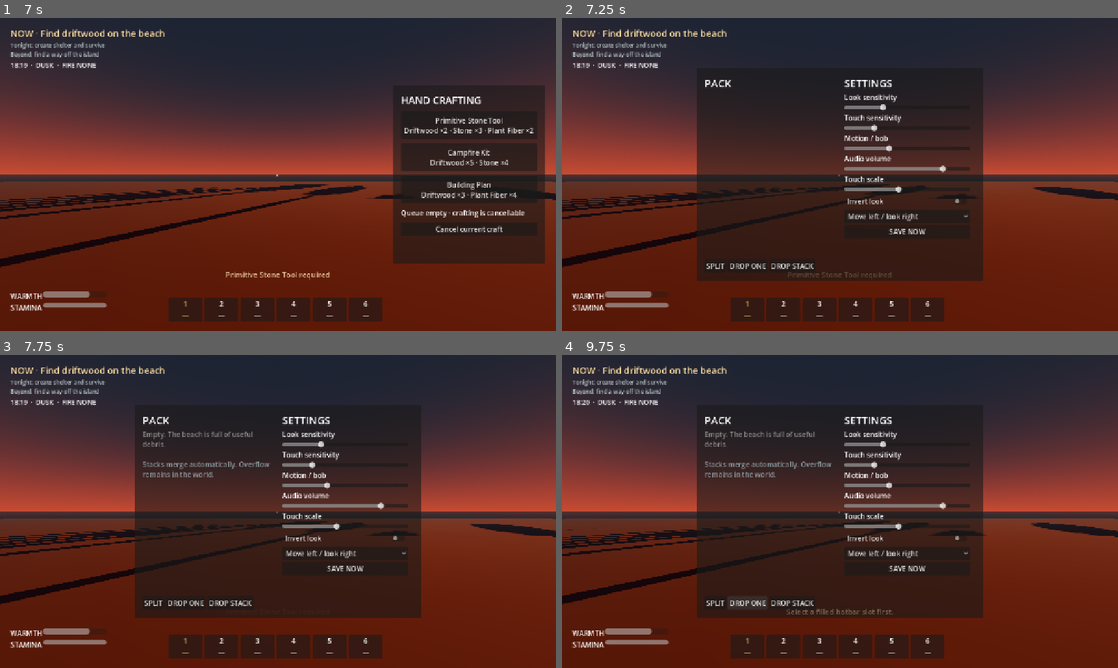
Above: before the commit, frames 1-4 (two rows, left to right).
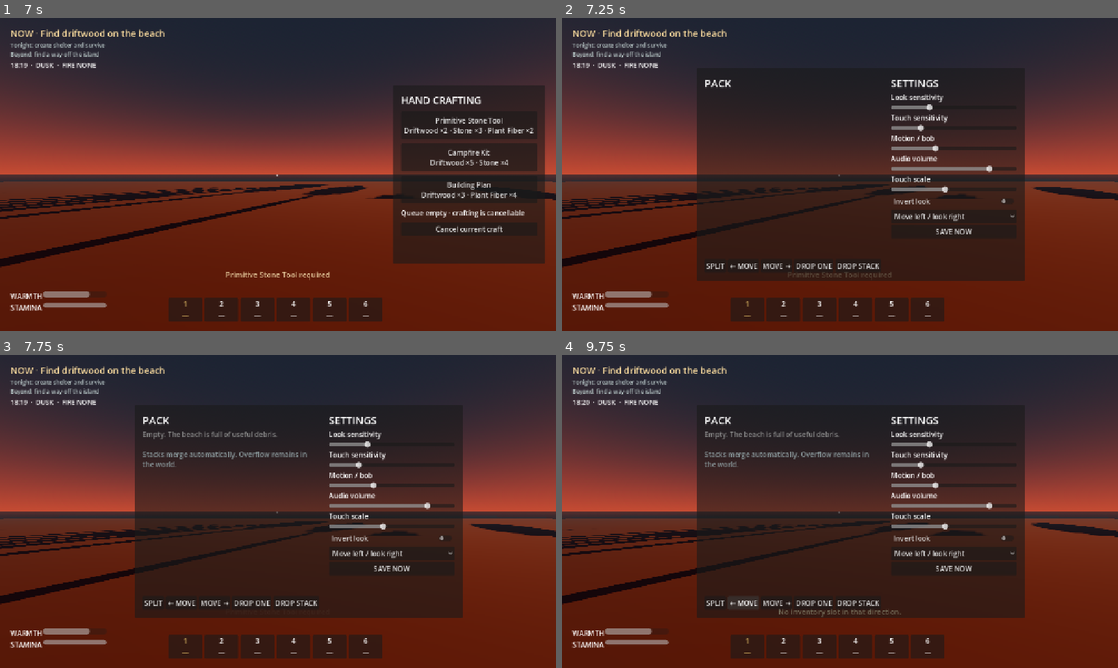
Above: after the commit, the same moments.

Repository: karimfz007/the-first-night-3d
Game: Godot game, scene res://src/body/main.tscn
The game is run twice, just before and just after one commit, with the same random seed, the same clock (stepped at 60 frames per second) and the same inputs.
Inputs (mouse positions are in pixels of both pictures, inside the frame that each line leads up to):
- Up to frame 1 (7 s): tap Enter at 0.5 s; move the mouse to (305, 174) at 0.52 s; hold W (move_forward) 0.53-2.75 s; tap T (build_cycle) at 0.6 s; tap Space (jump) at 0.77, 1.52 s; move the mouse to (250, 174) at 1.27 s; tap B (build_mode) at 1.35 s; move the mouse to (289, 168) at 2.02 s; tap K (crafting) at 2.1 s; click "Primitive Stone Tool Driftwoo…" at 2.75 s; click "Campfire Kit Driftwood ×5 · S…" at 3.5 s; click "Cancel current craft" at 4.25 s; click "Building Plan Driftwood ×3 · …" at 5 s; drag from (250, 237) to (111, 127) at 5.77 s; move the mouse to (444, 221) at 6.52 s; hold A (move_left) from 6.53 s (still down); hold E (interact) from 6.53 s (still down)
- Up to frame 2 (7.25 s): keep holding A (move_left); keep holding E (interact); tap I (inventory) at 7.15 s
- Up to frame 3 (7.75 s): release A (move_left) at 7.25 s; release E (interact) at 7.25 s; drag from (111, 464) to (194, 433) at 7.27 s
- Up to frame 4 (9.75 s): click "SPLIT" at 8 s; click "DROP ONE" at 8.75 s; click (745, 602) at 9.5 s, where only the run after the commit has a clickable "← MOVE"

Frame 1 is identical in both runs. In frame 2, 7.4% of the frame differs, in the area x 30-84%, y 19-84%; in frame 3, 8.1%; in frame 4, 8.3%, in the area x 25-84%, y 19-84%.

Commit message:
fix: persist dropped resources and repair Android export

Diff:
--- a/src/body/game.gd
+++ b/src/body/game.gd
@@ -7,7 +7,7 @@
 var stable_ids: StableIds
 var world_seconds := Tune.START_WORLD_SECONDS
 var warmth := Tune.WARMTH_START
-var resource_amounts: Dictionary = {}
+var resource_records: Dictionary = {}
 var resource_nodes: Dictionary = {}
 var building_records: Array[Dictionary] = []
 var build_nodes: Dictionary = {}
@@ -36,7 +36,7 @@
 	world_builder = WorldBuilder.new()
 	world_builder.name = "Authored Island"
 	add_child(world_builder)
-	world_builder.build(self, resource_amounts)
+	world_builder.build(self, resource_records)
 	_restore_buildings()
 	player = PlayerController.new().configure(self, state.player.settings)
 	add_child(player)
@@ -95,7 +95,7 @@
 	stable_ids = StableIds.from_dict(state.get("stable_ids", {}))
 	world_seconds = float(state.get("world_seconds", Tune.START_WORLD_SECONDS))
 	warmth = float(state.get("warmth", Tune.WARMTH_START))
-	resource_amounts = state.get("resources", {}).duplicate(true)
+	resource_records = state.get("resources", {}).duplicate(true)
 	for raw: Variant in state.get("buildings", []):
 		if raw is Dictionary:
 			building_records.append(raw.duplicate(true))
@@ -113,10 +113,22 @@
 
 func register_resource(node: ResourceNode) -> void:
 	resource_nodes[node.save_id] = node
-	resource_amounts[node.save_id] = node.quantity
+	resource_records[node.save_id] = {
+		"save_id": node.save_id,
+		"kind": node.node_kind,
+		"item_id": node.item_id,
+		"quantity": node.quantity,
+		"position": [node.position.x, node.position.y, node.position.z],
+		"rotation_degrees": [node.rotation_degrees.x, node.rotation_degrees.y, node.rotation_degrees.z],
+		"dynamic": node.save_id.begins_with("drop_")
+	}
 
 func resource_changed(save_id: String, quantity: int) -> void:
-	resource_amounts[save_id] = maxi(0, quantity)
+	if not resource_records.has(save_id):
+		return
+	var record: Dictionary = resource_records[save_id]
+	record["quantity"] = maxi(0, quantity)
+	resource_records[save_id] = record
 
 func receive_item(item_id: String, amount: int, world_position: Vector3) -> Dictionary:
 	var result := inventory.add(item_id, amount)
@@ -195,6 +207,16 @@
 	var drop_position := player.global_position + -player.global_basis.z * 1.1
 	spawn_loose_item(str(dropped.item_id), int(dropped.quantity), drop_position)
 	notify_player("Dropped %s ×%d" % [ItemDB.display_name(str(dropped.item_id)), int(dropped.quantity)], "confirm")
+
+func move_selected_slot(direction: int) -> void:
+	var from_index := player.selected_hotbar
+	var to_index := from_index + direction
+	if from_index < 0 or from_index >= inventory.slots.size() or to_index < 0 or to_index >= inventory.slots.size():
+		notify_player("No inventory slot in that direction.", "fail")
+		return
+	if inventory.move_slot(from_index, to_index):
+		player.select_hotbar(to_index)
+		notify_player("Item moved in the pack.", "confirm")
 
 func get_build_preview(piece_id: String, hit_position: Vector3, normal: Vector3, rotation_y: float, player_position: Vector3) -> Dictionary:
 	var definition := BuildingDB.get_piece(piece_id)
@@ -459,7 +481,7 @@
 		"crafting": crafting.to_dict(),
 		"buildings": live_buildings,
 		"fires": fire_records,
-		"resources": resource_amounts.duplicate(true),
+		"resources": resource_records.duplicate(true),
 		"world_seconds": world_seconds,
 		"warmth": warmth,
 		"stable_ids": stable_ids.to_dict(),
--- a/src/body/hud.gd
+++ b/src/body/hud.gd
@@ -201,6 +201,14 @@
 	split_button.tooltip_text = "Split the selected hotbar stack in half"
 	split_button.pressed.connect(func(): game.split_selected_stack())
 	item_actions.add_child(split_button)
+	var move_left_button := Button.new()
+	move_left_button.text = "← MOVE"
+	move_left_button.pressed.connect(func(): game.move_selected_slot(-1))
+	item_actions.add_child(move_left_button)
+	var move_right_button := Button.new()
+	move_right_button.text = "MOVE →"
+	move_right_button.pressed.connect(func(): game.move_selected_slot(1))
+	item_actions.add_child(move_right_button)
 	var drop_one_button := Button.new()
 	drop_one_button.text = "DROP ONE"
 	drop_one_button.pressed.connect(func(): game.drop_selected_item(1))
--- a/src/body/world_builder.gd
+++ b/src/body/world_builder.gd
@@ -95,7 +95,35 @@
 
 func _create_resources(saved: Dictionary) -> void:
 	for raw: Array in WorldSliceDB.RESOURCES:
-		var amount := int(saved.get(str(raw[0]), raw[3]))
+		var saved_value: Variant = saved.get(str(raw[0]), {})
+		var amount := int(saved_value.get("quantity", raw[3])) if saved_value is Dictionary else int(saved_value)
 		var node := ResourceNode.new().configure(str(raw[0]), str(raw[1]), str(raw[2]), amount, raw[4], raw[5])
 		add_child(node)
 		game.register_resource(node)
+	for save_id: String in saved:
+		if game.resource_nodes.has(save_id):
+			continue
+		var record: Variant = saved[save_id]
+		if record is not Dictionary or not bool(record.get("dynamic", false)):
+			continue
+		var position_value := _vector(record.get("position", [0.0, 0.25, 0.0]))
+		var rotation_value := _vector(record.get("rotation_degrees", [0.0, 0.0, 0.0]))
+		var node := ResourceNode.new().configure(
+			save_id,
+			str(record.get("kind", "loose")),
+			str(record.get("item_id", "")),
+			maxi(0, int(record.get("quantity", 0))),
+			position_value,
+			rotation_value
+		)
+		add_child(node)
+		game.register_resource(node)
+
+func _vector(raw: Variant) -> Vector3:
+	if raw is Array and raw.size() >= 3:
+		return Vector3(
+			Tune.finite_number(raw[0], 0.0),
+			Tune.finite_number(raw[1], 0.0),
+			Tune.finite_number(raw[2], 0.0)
+		)
+	return Vector3.ZERO
--- a/src/brain/save_codec.gd
+++ b/src/brain/save_codec.gd
@@ -31,7 +31,31 @@
 		state.erase("temperature")
 		if not state.has("stable_ids"):
 			state["stable_ids"] = {"counter": 1}
-		state["schema_version"] = 2
+		version = 2
+	if version == 2:
+		var migrated_resources := {}
+		for save_id: String in state.get("resources", {}):
+			var value: Variant = state.resources[save_id]
+			if value is Dictionary:
+				migrated_resources[save_id] = value.duplicate(true)
+				continue
+			var authored := WorldSliceDB.get_resource(save_id)
+			if authored.is_empty():
+				continue
+			var authored_position: Vector3 = authored[4]
+			var authored_rotation: Vector3 = authored[5]
+			migrated_resources[save_id] = {
+				"save_id": save_id,
+				"kind": str(authored[1]),
+				"item_id": str(authored[2]),
+				"quantity": maxi(0, int(value)),
+				"position": [authored_position.x, authored_position.y, authored_position.z],
+				"rotation_degrees": [authored_rotation.x, authored_rotation.y, authored_rotation.z],
+				"dynamic": false
+			}
+		state["resources"] = migrated_resources
+		version = 3
+	state["schema_version"] = version
 	return state
 
 static func save_file(state: Dictionary, path: String = SAVE_PATH) -> bool:
--- a/src/data/tune.gd
+++ b/src/data/tune.gd
@@ -2,7 +2,7 @@
 extends RefCounted
 ## Single source of gameplay and presentation tuning for vertical slice 0.1.
 
-const SCHEMA_VERSION := 2
+const SCHEMA_VERSION := 3
 const OWNER_ID := "player_local"
 
 # World clock and offline fairness.
--- a/src/data/world_slice_db.gd
+++ b/src/data/world_slice_db.gd
@@ -27,3 +27,9 @@
 		if str(resource[2]) == item_id:
 			total += int(resource[3])
 	return total
+
+static func get_resource(save_id: String) -> Array:
+	for resource: Array in RESOURCES:
+		if str(resource[0]) == save_id:
+			return resource.duplicate(true)
+	return []
--- a/tests/run_tests.gd
+++ b/tests/run_tests.gd
@@ -157,6 +157,12 @@
 	_expect_equal(migrated.schema_version, Tune.SCHEMA_VERSION, "save schema migrates")
 	_expect_equal(migrated.warmth, 44.0, "legacy temperature migrates to warmth")
 	_expect_true(migrated.has("stable_ids"), "migration adds stable IDs")
+	_expect_true(migrated.resources.has("loose_wood_01") or old.resources.is_empty(), "migration converts authored resource state")
+	var version_two := WorldState.new_game(100)
+	version_two.schema_version = 2
+	version_two.resources = {"loose_wood_01": 1}
+	var resource_migration := SaveCodec.decode(JSON.stringify(version_two))
+	_expect_equal(resource_migration.resources.loose_wood_01.quantity, 1, "v2 resource quantities migrate to reconstructible records")
 
 func _test_corrupt_save_recovery() -> void:
 	_expect_true(SaveCodec.decode("{bad json").is_empty(), "corrupt JSON is rejected")
@@ -250,6 +256,11 @@
 	game.inventory.add("stone_tool", 1)
 	_expect_true(not game.is_tool_equipped(0), "tool effectiveness ignores an unequipped inventory tool")
 	_expect_true(game.is_tool_equipped(1), "selected hotbar tool governs harvesting")
+	game.player = PlayerController.new()
+	game.player.selected_hotbar = 0
+	game.move_selected_slot(1)
+	_expect_equal(game.inventory.slots[1].item_id, "driftwood", "inventory move controls reorder the selected slot")
+	game.player.free()
 	game.free()
 	var touch := TouchControls.new()
 	touch._ready()
@@ -260,6 +271,30 @@
 	for number in ["1", "2", "3", "4", "5", "6"]:
 		_expect_true(number in button_texts, "touch hotbar exposes slot %s" % number)
 	touch.free()
+
+	var persistent_drop := WorldState.new_game(100)
+	persistent_drop.resources = {
+		"drop_00000001": {
+			"save_id": "drop_00000001",
+			"kind": "loose",
+			"item_id": "stone",
+			"quantity": 3,
+			"position": [4.0, 0.25, 9.0],
+			"rotation_degrees": [0.0, 20.0, 0.0],
+			"dynamic": true
+		}
+	}
+	var restored_drop := SaveCodec.decode(SaveCodec.encode(persistent_drop))
+	_expect_equal(restored_drop.resources.drop_00000001.quantity, 3, "dynamic dropped-item quantity persists")
+	_expect_equal(restored_drop.resources.drop_00000001.position, [4.0, 0.25, 9.0], "dynamic dropped-item transform persists")
+	var restore_game := GameRoot.new()
+	var restore_builder := WorldBuilder.new()
+	restore_builder.game = restore_game
+	restore_builder._create_resources(restored_drop.resources)
+	_expect_true(restore_game.resource_nodes.has("drop_00000001"), "dynamic dropped item reconstructs into the world")
+	_expect_equal(restore_game.resource_nodes.drop_00000001.quantity, 3, "reconstructed dropped item preserves quantity")
+	restore_builder.free()
+	restore_game.free()
 
 func _test_save_file_round_trip() -> void:
 	var path := "user://test_world_round_trip.json"
Not shown, changed: .github/workflows/ci.yml
Not shown, changed: .github/workflows/release.yml
Not shown, changed: DEPENDENCIES.md
Not shown, changed: docs/ARCHITECTURE.md
Not shown, changed: docs/AS_BUILT.md
Not shown, changed: docs/CYCLE_LOG.md
Not shown, changed: docs/PERFORMANCE.md
Not shown, changed: docs/STATE.md
